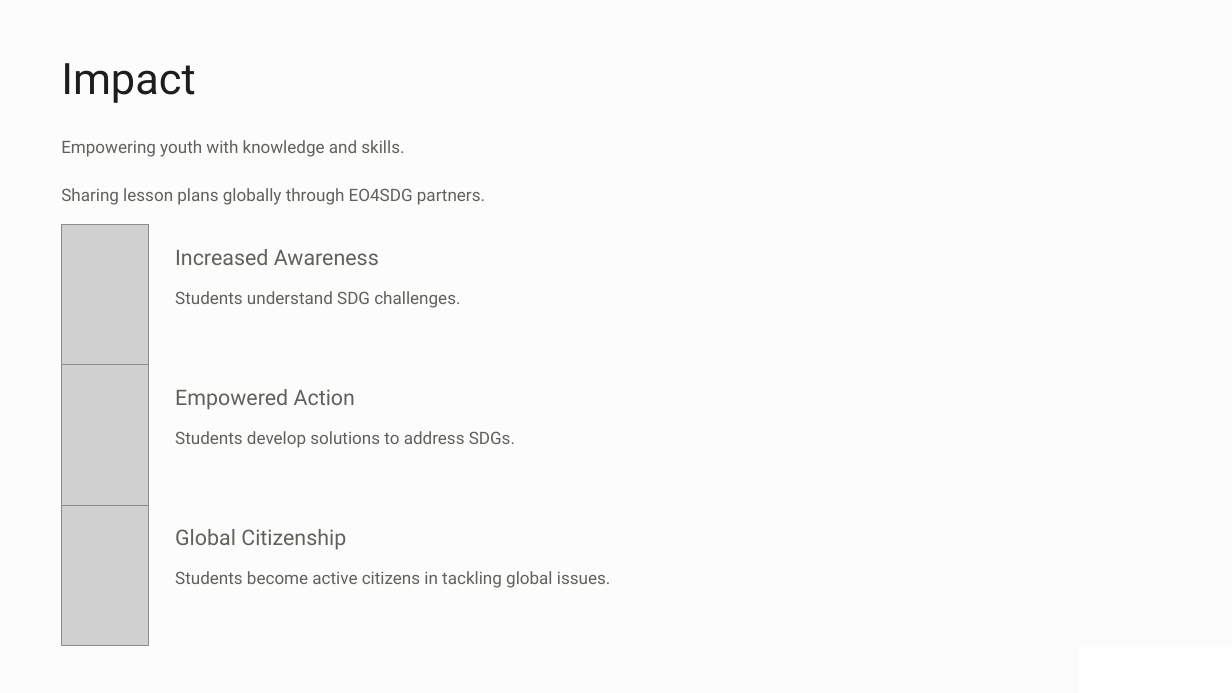
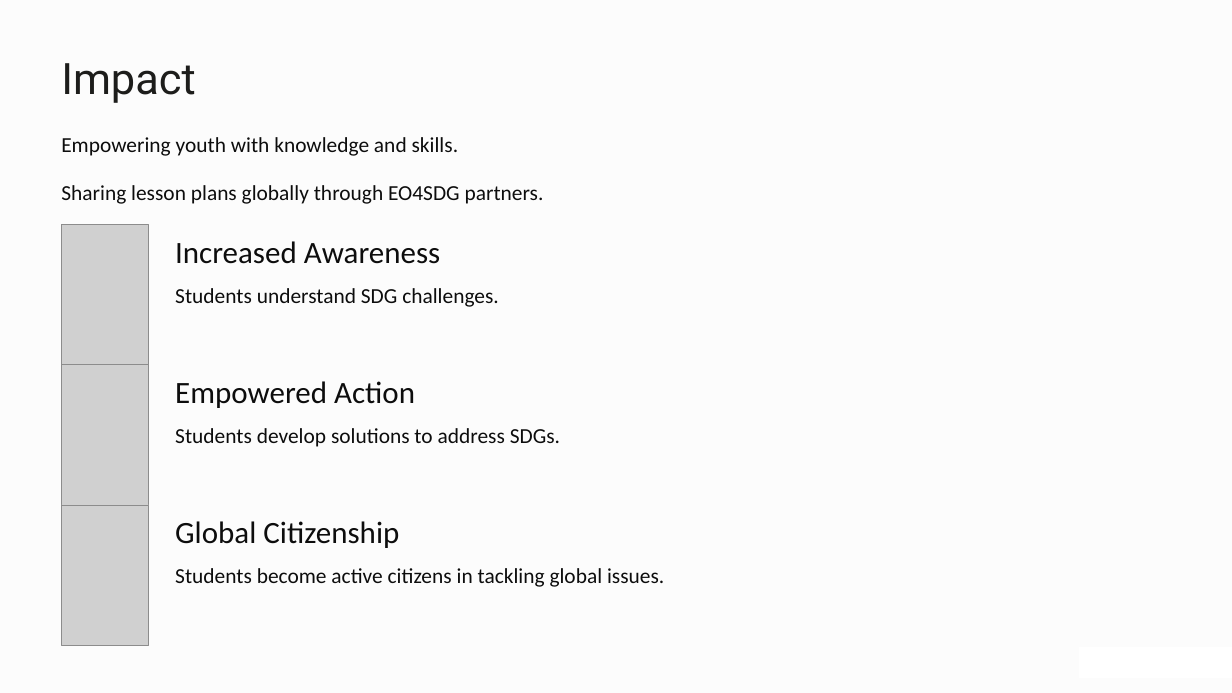
Before and after one commit to Abdelrahman47-code/Nasa-Space-Apps-2024-SDG-EduLab, a slide deck: slide 6 of src/assets/2024-NASA-Space-Apps-Challenge.pptx. Drawn at 1232x693 pixels with LibreOffice and Linux fonts; fonts in the diff are those of the drawing; grey boxes stand for pictures; background and template pictures are left out. Boxes give left, top, right and bottom in pixels: in the first picture for what was removed or moved away, otherwise in the second. Text is boxed around its words. In the diff, an @@ line names an element or a change of style, - is before the commit and + after.

```diff
--- a/src/assets/2024-NASA-Space-Apps-Challenge.pptx
+++ b/src/assets/2024-NASA-Space-Apps-Challenge.pptx
@@ size 20 to 29 pt, font Roboto to Calibri, text colour #61615C to #0D0D0D in 3 elements at <box>175,241,440,264</box>, <box>175,381,415,408</box>, <box>175,521,399,548</box> @@
@@ size 16 to 20 pt, font Roboto to Calibri, text colour #61615C to #0D0D0D in 5 elements at <box>61,137,459,156</box>, <box>61,185,544,204</box>, <box>175,288,499,307</box>, <box>175,428,560,447</box>, <box>175,568,664,587</box> @@
```
Also in this commit, not shown: 5 other slides changed, 1 slide removed, 3 other files.
